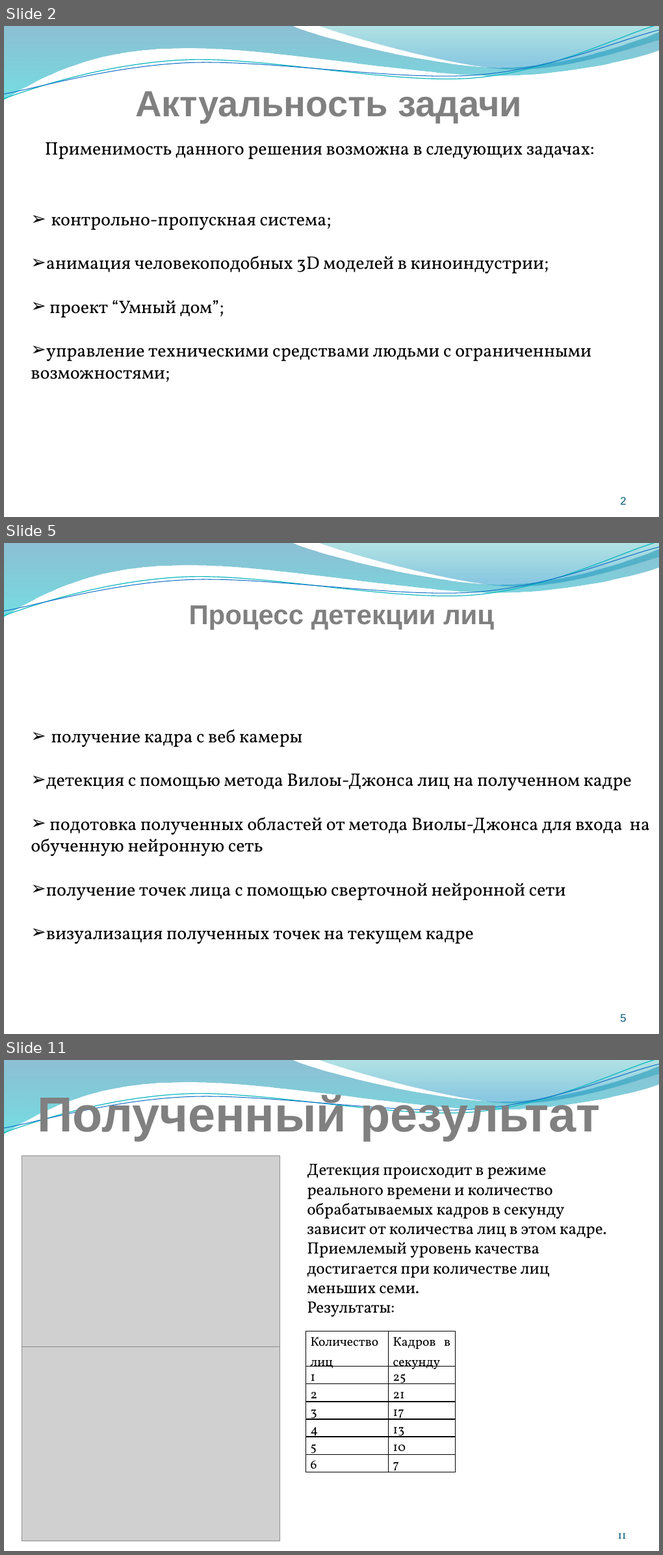
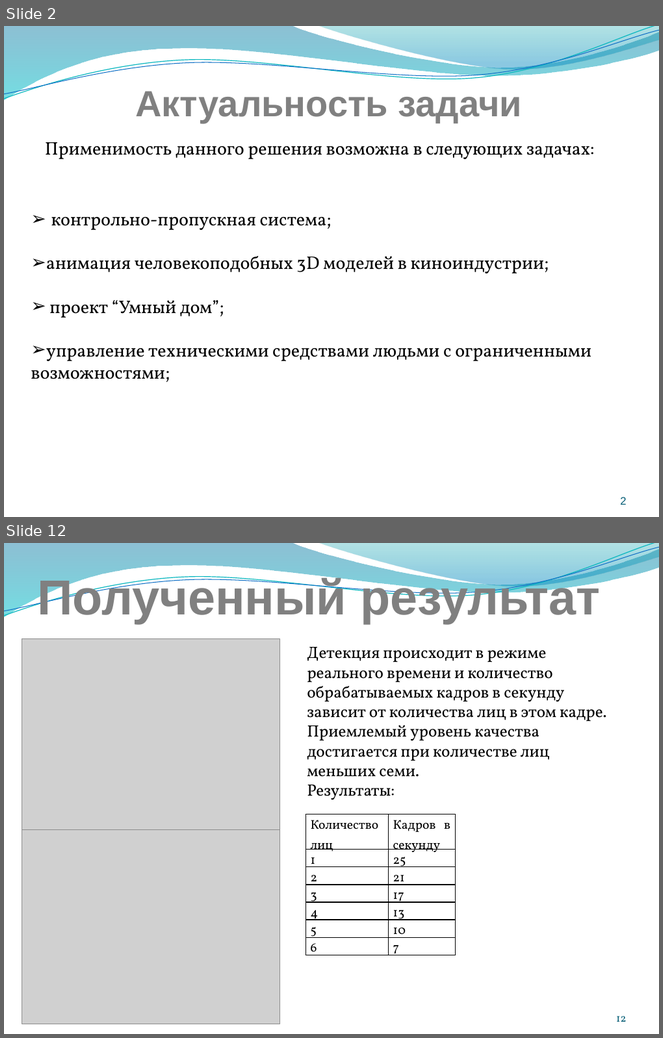
Before and after one commit to lao777/detectKeypointFace, a slide deck: text/Doklad.pptx. Shown one above the other, each under a label of ours: slides 2, 5 and 11 before the commit, slides 2 and 12 after it; the slides between them are not shown. The pictures are 663x1555 and 663x1038 pixels, drawn with LibreOffice and Linux fonts; fonts in the diff are those of the drawing; grey boxes stand for pictures. Boxes give left, top, right and bottom in pixels: in the first picture for what was removed or moved away, otherwise in the second. Text is boxed around its words. In the diff, an @@ line names an element or a change of style, - is before the commit and + after.

```diff
--- a/text/Doklad.pptx
+++ b/text/Doklad.pptx
@@ slide 5 removed at [4,543,659,1034], background #FFFFFF; not listed: 4 template elements that a slide beside it also shows @@
@@ text removed at [189,605,494,630] @@
-Процесс детекции лиц
@@ text removed at [31,730,650,944] @@
-➢ получение кадра с веб камеры
-➢ детекция с помощью метода Вилоы-Джонса лиц на полученном кадре
-➢ подотовка полученных областей от метода Виолы-Джонса для входа на обученную нейронную сеть
-➢ получение точек лица с помощью сверточной нейронной сети
-➢ визуализация полученных точек на текущем кадре
@@ page number removed at [620,1014,626,1022] @@
-5
@@ what was slide 11 is now slide 12 @@
@@ page number at [616,1016,627,1022]: text changed @@
-11
+12
```
Also in this commit, not shown: 6 slides changed, 4 slides added, 2 other slides removed.
